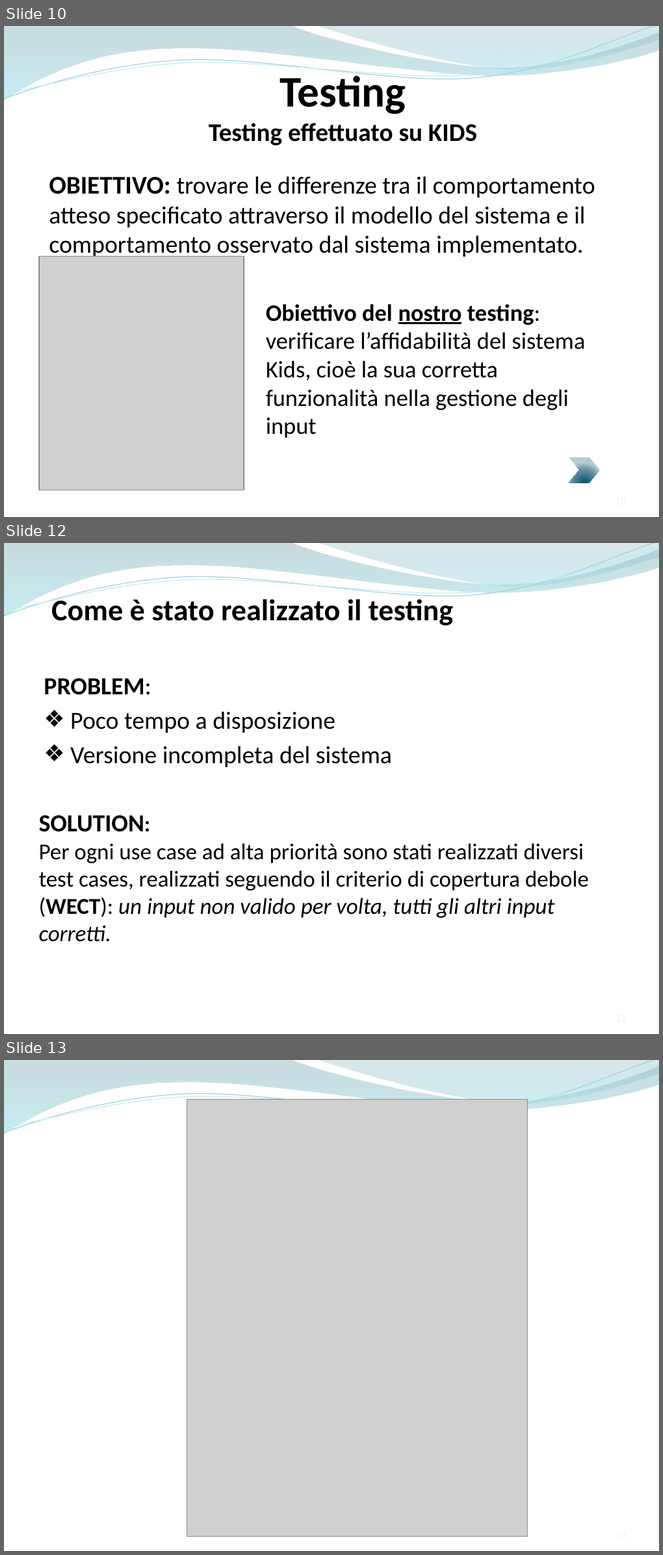
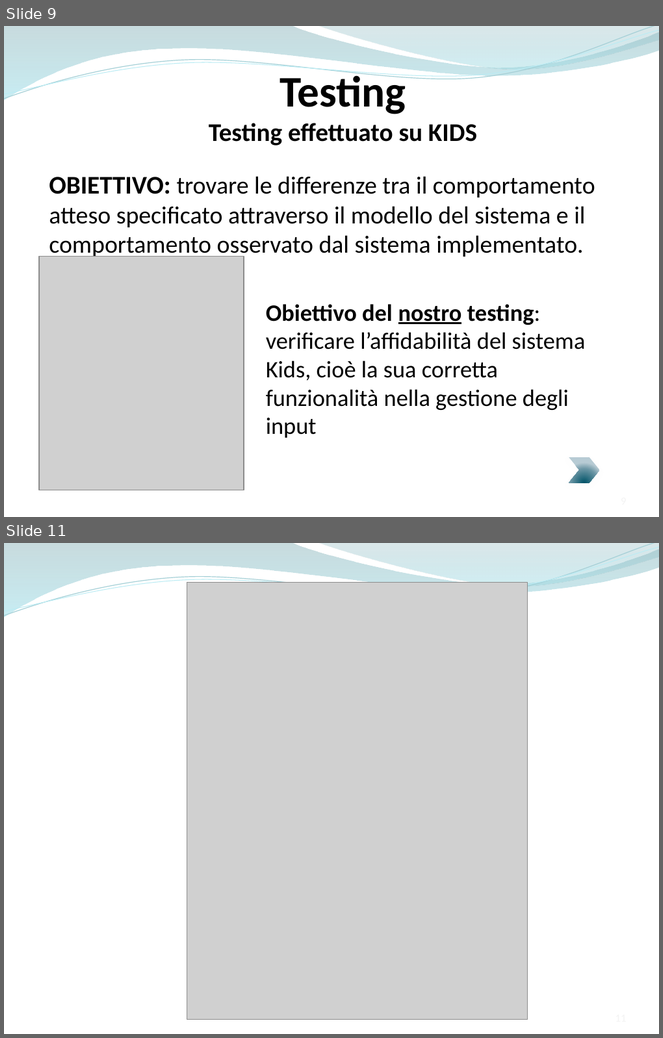
Before and after one commit to ammirate/at-silo, a slide deck: Presentazione/Atsilo2/Ferrara/Ferrara_M_PresentazioneFinale.pptx. Shown one above the other, each under a label of ours: slides 10, 12 and 13 before the commit, slides 9 and 11 after it; the slides between them are not shown. The pictures are 663x1555 and 663x1038 pixels, drawn with LibreOffice and Linux fonts; fonts in the diff are those of the drawing; grey boxes stand for pictures. Boxes give left, top, right and bottom in pixels: in the first picture for what was removed or moved away, otherwise in the second. Text is boxed around its words. In the diff, an @@ line names an element or a change of style, - is before the commit and + after.

```diff
--- a/Presentazione/Atsilo2/Ferrara/Ferrara_M_PresentazioneFinale.pptx
+++ b/Presentazione/Atsilo2/Ferrara/Ferrara_M_PresentazioneFinale.pptx
@@ slide 12 removed at [4, 543, 659, 1034], background #FFFFFF; not listed: 4 template elements that a slide beside it also shows @@
@@ text removed at [51, 596, 453, 626] @@
-Come è stato realizzato il testing
@@ text removed at [44, 678, 392, 767] @@
-PROBLEM:
-❖ Poco tempo a disposizione
-❖ Versione incompleta del sistema
@@ text removed at [39, 815, 589, 942] @@
-SOLUTION:
-Per ogni use case ad alta priorità sono stati realizzati diversi test cases, realizzati seguendo il criterio di copertura debole (WECT): un input non valido per volta, tutti gli altri input corretti.
@@ what was slide 10 is now slide 9 @@
@@ what was slide 13 is now slide 11 @@
```
Also in this commit, not shown: 5 slides changed, 1 other slide removed.
